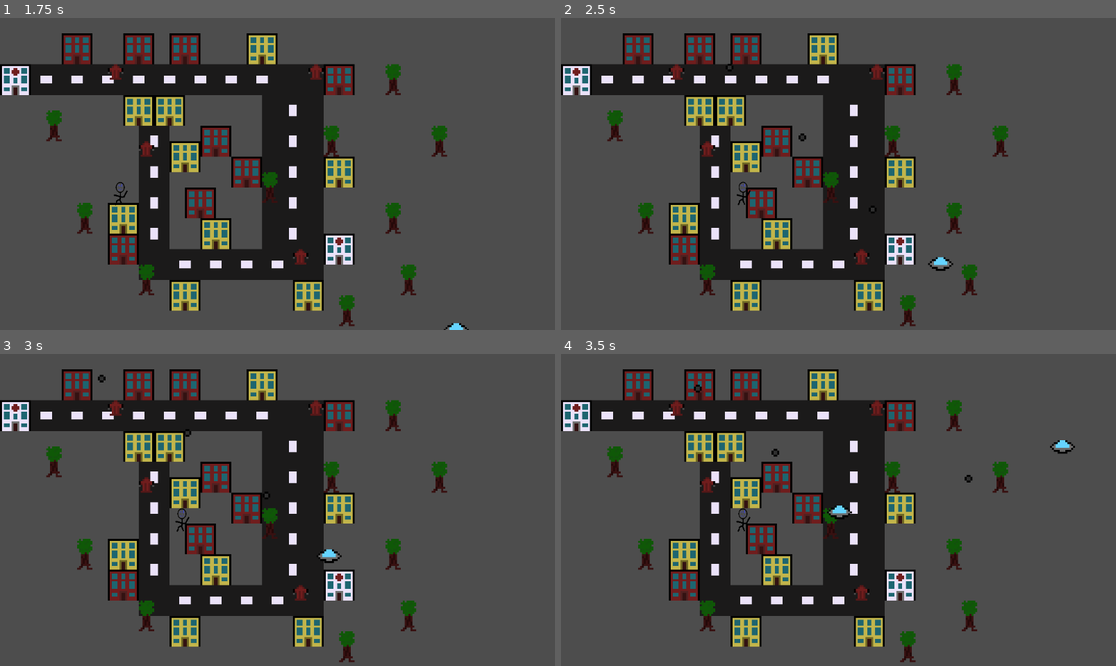
Above: before the commit, frames 1-4 (two rows, left to right).
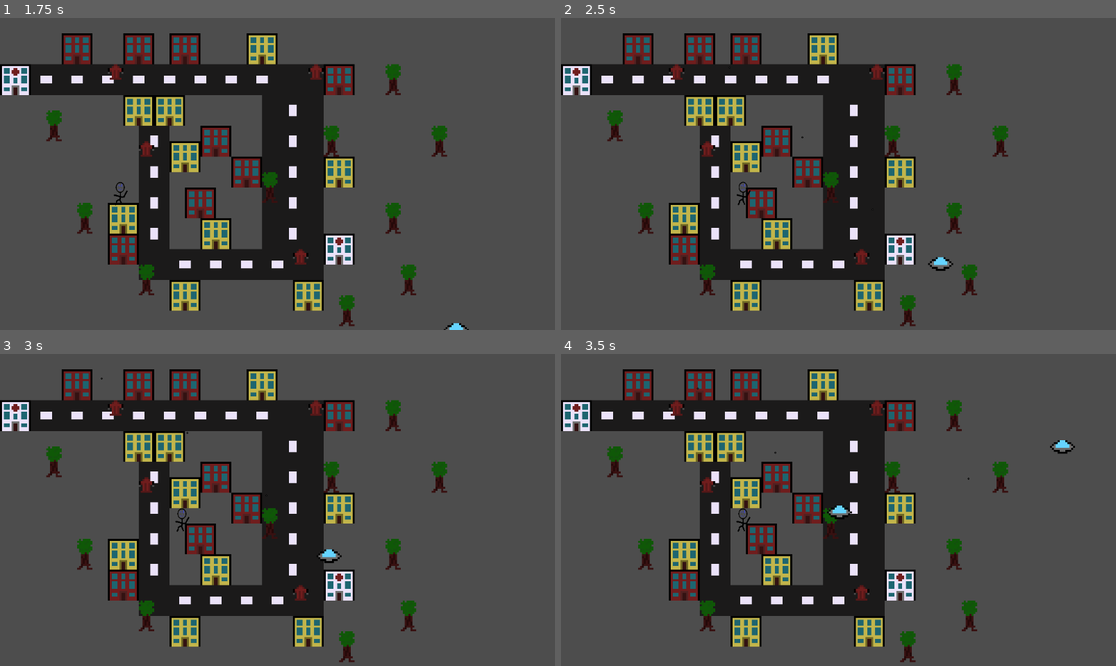
Above: after the commit, the same moments.

Repository: Lila-Kuhlt/Close-Encounters-of-the-Jeff-Kind
Game: Godot game, scene res://scenes/World.tscn
The game is run twice, just before and just after one commit, with the same random seed, the same clock (stepped at 60 frames per second) and the same inputs.
Inputs:
- Up to frame 1 (1.75 s): tap Enter at 0.5 s; hold D (right) 0.53-1.28 s; tap Space at 1.25 s; hold S (down) from 1.28 s (still down)
- Up to frame 2 (2.5 s): release S (down) at 2.03 s; hold D (right) from 2.03 s (still down)
- Up to frame 3 (3 s): release D (right) at 2.78 s; hold W (up) from 2.78 s (still down)
- Up to frame 4 (3.5 s): keep holding W (up)

Frame 1 is identical in both runs. In frame 2, less than 0.1% of the frame differs, in the area x 29-57%, y 14-63%; in frame 3, less than 0.1%; in frame 4, less than 0.1%, in the area x 23-75%, y 9-42%.

Commit message:
Add common `Alien` scene

Diff:
--- /dev/null
+++ b/godot/scenes/aliens/Alien.tscn
@@ -0,0 +1,20 @@
+[gd_scene load_steps=3 format=3 uid="uid://528481gmre0a"]
+
+[ext_resource type="Texture2D" uid="uid://dxxc4ld0u1jpv" path="res://assets/alien.png" id="1_v4t24"]
+
+[sub_resource type="CapsuleShape2D" id="CapsuleShape2D_beyqa"]
+radius = 4.0
+height = 19.5
+
+[node name="Alien" type="CharacterBody2D"]
+collision_layer = 2
+collision_mask = 6
+
+[node name="Sprite2D" type="Sprite2D" parent="."]
+texture = ExtResource("1_v4t24")
+
+[node name="CollisionShape2D" type="CollisionShape2D" parent="."]
+shape = SubResource("CapsuleShape2D_beyqa")
+
+[node name="Timer" type="Timer" parent="."]
+autostart = true
--- a/godot/scenes/aliens/Fat.Alien.tscn
+++ /dev/null
@@ -1,28 +0,0 @@
-[gd_scene load_steps=4 format=3 uid="uid://cxh6sj83bun4n"]
-
-[ext_resource type="Texture2D" uid="uid://dxxc4ld0u1jpv" path="res://assets/alien.png" id="1_6kscr"]
-[ext_resource type="Script" path="res://scenes/aliens/Fat.Alien.gd" id="1_s5hk0"]
-
-[sub_resource type="CapsuleShape2D" id="CapsuleShape2D_kqs4j"]
-radius = 4.0
-height = 19.5
-
-[node name="FixedAlien" type="CharacterBody2D"]
-scale = Vector2(4, 4)
-collision_layer = 2
-collision_mask = 6
-motion_mode = 1
-script = ExtResource("1_s5hk0")
-
-[node name="Sprite2D" type="Sprite2D" parent="."]
-texture_filter = 1
-texture = ExtResource("1_6kscr")
-
-[node name="CollisionShape2D" type="CollisionShape2D" parent="."]
-shape = SubResource("CapsuleShape2D_kqs4j")
-
-[node name="Timer" type="Timer" parent="."]
-wait_time = 0.25
-autostart = true
-
-[connection signal="timeout" from="Timer" to="." method="_on_timer_timeout"]
--- a/godot/scenes/aliens/Fat.Alien.gd
+++ b/godot/scenes/aliens/FatAlien.gd
@@ -1,13 +1,14 @@
 extends CharacterBody2D
-const bullet_scene = preload("res://scenes/bullets/Point.Bullet.tscn")
-var bullet
 
-var x = 0
+const Bullet = preload("res://scenes/bullets/Point.Bullet.tscn")
+
+var x := 0.0
 
 func _on_timer_timeout():
-	bullet = bullet_scene.instantiate()
+	var bullet = Bullet.instantiate()
 	bullet.direction = Vector2(sin(x), cos(x))
 	bullet.rotate(atan2(bullet.direction.y, bullet.direction.x) - PI/2)
 	bullet.position = position
 	x += 0.5
+	print("FatAlien.get_parent(): ", get_parent())
 	get_parent().add_child(bullet)
--- /dev/null
+++ b/godot/scenes/aliens/FatAlien.tscn
@@ -0,0 +1,12 @@
+[gd_scene load_steps=3 format=3 uid="uid://h6flkwfkrrt1"]
+
+[ext_resource type="PackedScene" uid="uid://528481gmre0a" path="res://scenes/aliens/Alien.tscn" id="1_ks8gv"]
+[ext_resource type="Script" path="res://scenes/aliens/FatAlien.gd" id="2_laduy"]
+
+[node name="FatAlien" instance=ExtResource("1_ks8gv")]
+script = ExtResource("2_laduy")
+
+[node name="Timer" parent="." index="2"]
+wait_time = 0.25
+
+[connection signal="timeout" from="Timer" to="." method="_on_timer_timeout"]
--- a/godot/scenes/aliens/Fixed.Alien.tscn
+++ /dev/null
@@ -1,28 +0,0 @@
-[gd_scene load_steps=4 format=3 uid="uid://bo86xwoho1xut"]
-
-[ext_resource type="Script" path="res://scenes/aliens/Fixed.Alien.gd" id="1_cu37c"]
-[ext_resource type="Texture2D" uid="uid://dxxc4ld0u1jpv" path="res://assets/alien.png" id="2_ys8v7"]
-
-[sub_resource type="CapsuleShape2D" id="CapsuleShape2D_kqs4j"]
-radius = 4.0
-height = 19.5
-
-[node name="FixedAlien" type="CharacterBody2D"]
-scale = Vector2(4, 4)
-collision_layer = 2
-collision_mask = 6
-motion_mode = 1
-script = ExtResource("1_cu37c")
-
-[node name="Sprite2D" type="Sprite2D" parent="."]
-texture_filter = 1
-texture = ExtResource("2_ys8v7")
-
-[node name="CollisionShape2D" type="CollisionShape2D" parent="."]
-shape = SubResource("CapsuleShape2D_kqs4j")
-
-[node name="Timer" type="Timer" parent="."]
-wait_time = 2.0
-autostart = true
-
-[connection signal="timeout" from="Timer" to="." method="_on_timer_timeout"]
--- a/godot/scenes/aliens/Fixed.Alien.gd
+++ b/godot/scenes/aliens/FixedAlien.gd
@@ -1,14 +1,12 @@
 extends CharacterBody2D
-const bullet_scene = preload("res://scenes/bullets/Line.Bullet.tscn")
-var bullet
-var bullet2
 
-var x = 0
-var angle = 0
+const Bullet = preload("res://scenes/bullets/Line.Bullet.tscn")
+
+var x := 0.0
 
 func _on_timer_timeout():
-	bullet = bullet_scene.instantiate()
-	bullet2 = bullet_scene.instantiate()
+	var bullet = Bullet.instantiate()
+	var bullet2 = Bullet.instantiate()
 	bullet.direction = Vector2(sin(x), cos(x))
 	bullet2.direction = Vector2(-sin(x), -cos(x))
 	bullet.rotate(atan2(bullet.direction.y, bullet.direction.x) - PI/2)
--- /dev/null
+++ b/godot/scenes/aliens/FixedAlien.tscn
@@ -0,0 +1,12 @@
+[gd_scene load_steps=3 format=3 uid="uid://bl5rjtsp02jnk"]
+
+[ext_resource type="PackedScene" uid="uid://528481gmre0a" path="res://scenes/aliens/Alien.tscn" id="1_k5mbq"]
+[ext_resource type="Script" path="res://scenes/aliens/FixedAlien.gd" id="2_nqj1p"]
+
+[node name="FixedAlien" instance=ExtResource("1_k5mbq")]
+script = ExtResource("2_nqj1p")
+
+[node name="Timer" parent="." index="2"]
+wait_time = 2.0
+
+[connection signal="timeout" from="Timer" to="." method="_on_timer_timeout"]
--- a/godot/scenes/bullets/Line.Bullet.tscn
+++ b/godot/scenes/bullets/Line.Bullet.tscn
@@ -10,7 +10,6 @@
 size = Vector2(14, 4.5)
 
 [node name="Bullet" type="CharacterBody2D"]
-scale = Vector2(4, 4)
 collision_layer = 0
 collision_mask = 4
 motion_mode = 1
--- a/godot/scenes/bullets/Point.Bullet.tscn
+++ b/godot/scenes/bullets/Point.Bullet.tscn
@@ -7,7 +7,6 @@
 radius = 2.0
 
 [node name="PointBullet" type="CharacterBody2D"]
-scale = Vector2(4, 4)
 collision_layer = 0
 collision_mask = 4
 motion_mode = 1
